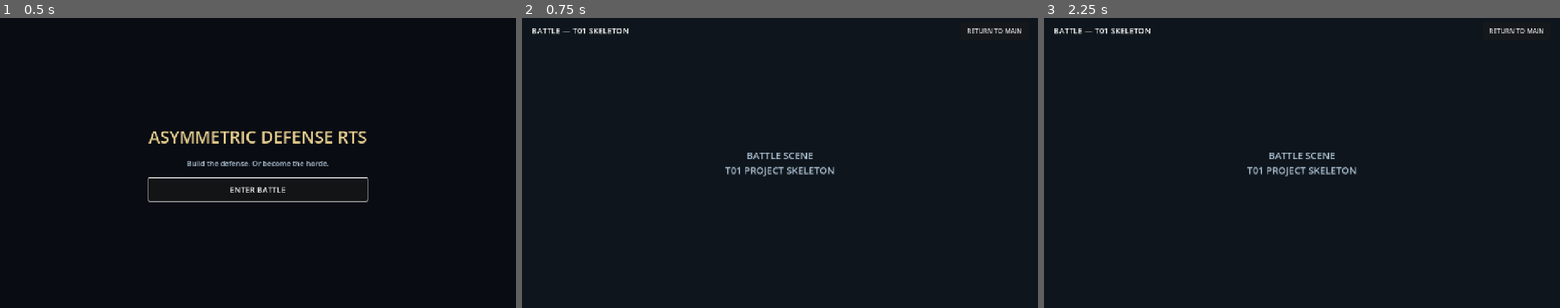
Above: before the commit, frames 1-3 (left to right).
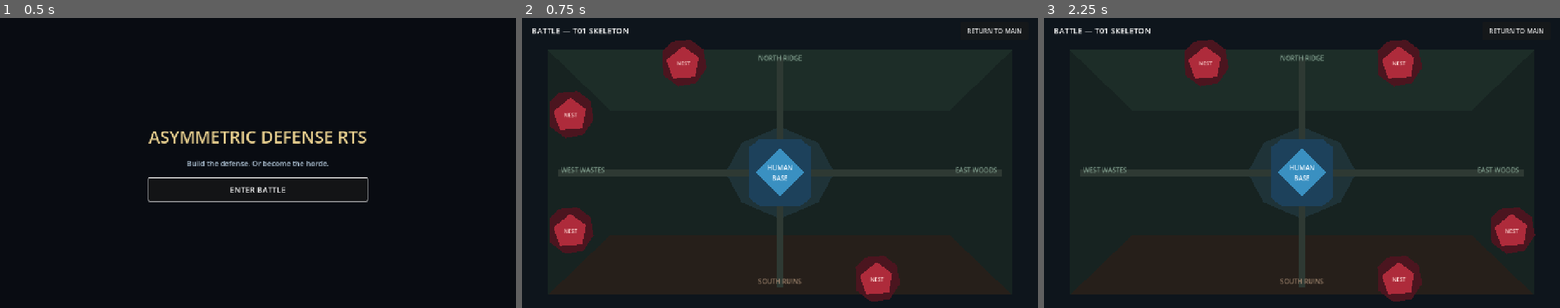
Above: after the commit, the same moments.

Repository: Mr-Zhou20030725/RTS-Game
Game: Godot game, scene res://scenes/main/main.tscn
Same seed, same stepped clock (60 frames per second), same inputs: the game is played once before the commit and once after it.
Inputs:
- Up to frame 1 (0.5 s): no input
- Up to frame 2 (0.75 s): click "ENTER BATTLE" at 0.5 s
- Up to frame 3 (2.25 s): click "RETURN TO MAIN" at 1.25 s; click "ENTER BATTLE" at 2 s

Frame 1 is identical in both runs. In frame 2, 11% of the frame differs, in the area x 5-93%, y 7-98%; in frame 3, 11%.

Commit message:
feat: complete T02 map spawn layout

Diff:
--- /dev/null
+++ b/buildings/placeholders/human_base_placeholder.tscn
@@ -0,0 +1,22 @@
+[gd_scene format=3]
+
+[node name="HumanBase" type="Node2D" groups=["human_base_placeholder"]]
+
+[node name="OuterGround" type="Polygon2D" parent="."]
+polygon = PackedVector2Array(-78, -62, -52, -82, 52, -82, 78, -62, 78, 62, 52, 82, -52, 82, -78, 62)
+color = Color(0.117647, 0.254902, 0.360784, 1)
+
+[node name="Core" type="Polygon2D" parent="."]
+polygon = PackedVector2Array(0, -60, 60, 0, 0, 60, -60, 0)
+color = Color(0.227451, 0.568627, 0.760784, 1)
+
+[node name="Label" type="Label" parent="."]
+offset_left = -60.0
+offset_top = -24.0
+offset_right = 60.0
+offset_bottom = 24.0
+theme_override_colors/font_color = Color(0.929412, 0.968627, 1, 1)
+theme_override_font_sizes/font_size = 16
+text = "HUMAN\nBASE"
+horizontal_alignment = 1
+vertical_alignment = 1
--- /dev/null
+++ b/buildings/placeholders/monster_nest_placeholder.tscn
@@ -0,0 +1,22 @@
+[gd_scene format=3]
+
+[node name="MonsterNest" type="Node2D" groups=["monster_nest_placeholder"]]
+
+[node name="OuterGround" type="Polygon2D" parent="."]
+polygon = PackedVector2Array(-52, -30, -28, -54, 18, -58, 50, -34, 58, 12, 32, 50, -12, 58, -50, 30)
+color = Color(0.298039, 0.0862745, 0.12549, 1)
+
+[node name="Core" type="Polygon2D" parent="."]
+polygon = PackedVector2Array(0, -42, 38, -14, 30, 34, -26, 38, -42, -8)
+color = Color(0.682353, 0.172549, 0.231373, 1)
+
+[node name="Label" type="Label" parent="."]
+offset_left = -52.0
+offset_top = -12.0
+offset_right = 52.0
+offset_bottom = 14.0
+theme_override_colors/font_color = Color(1, 0.870588, 0.85098, 1)
+theme_override_font_sizes/font_size = 13
+text = "NEST"
+horizontal_alignment = 1
+vertical_alignment = 1
--- a/scenes/battle/battle.tscn
+++ b/scenes/battle/battle.tscn
@@ -1,7 +1,8 @@
-[gd_scene load_steps=3 format=3]
+[gd_scene load_steps=4 format=3]
 
 [ext_resource type="Script" path="res://scripts/battle/battle_manager.gd" id="1_battle"]
 [ext_resource type="PackedScene" path="res://ui/battle_hud/battle_hud.tscn" id="2_hud"]
+[ext_resource type="PackedScene" path="res://scenes/map/mvp_map.tscn" id="3_map"]
 
 [node name="Battle" type="Node2D"]
 script = ExtResource("1_battle")
@@ -12,15 +13,6 @@
 mouse_filter = 2
 color = Color(0.054902, 0.0823529, 0.109804, 1)
 
-[node name="BattlePlaceholder" type="Label" parent="."]
-offset_left = 436.0
-offset_top = 302.0
-offset_right = 844.0
-offset_bottom = 418.0
-theme_override_colors/font_color = Color(0.682353, 0.760784, 0.831373, 1)
-theme_override_font_sizes/font_size = 24
-text = "BATTLE SCENE\nT01 PROJECT SKELETON"
-horizontal_alignment = 1
-vertical_alignment = 1
+[node name="MVPMap" parent="." instance=ExtResource("3_map")]
 
 [node name="BattleHUD" parent="." instance=ExtResource("2_hud")]
--- /dev/null
+++ b/scenes/map/mvp_map.tscn
@@ -0,0 +1,108 @@
+[gd_scene load_steps=4 format=3]
+
+[ext_resource type="Script" path="res://scripts/map/mvp_map.gd" id="1_map"]
+[ext_resource type="PackedScene" path="res://buildings/placeholders/human_base_placeholder.tscn" id="2_base"]
+[ext_resource type="PackedScene" path="res://buildings/placeholders/monster_nest_placeholder.tscn" id="3_nest"]
+
+[node name="MVPMap" type="Node2D"]
+script = ExtResource("1_map")
+human_base_scene = ExtResource("2_base")
+monster_nest_scene = ExtResource("3_nest")
+
+[node name="Ground" type="Polygon2D" parent="."]
+polygon = PackedVector2Array(64, 80, 1216, 80, 1216, 688, 64, 688)
+color = Color(0.0901961, 0.137255, 0.129412, 1)
+
+[node name="NorthRegion" type="Polygon2D" parent="."]
+polygon = PackedVector2Array(64, 80, 1216, 80, 1060, 230, 220, 230)
+color = Color(0.117647, 0.176471, 0.160784, 1)
+
+[node name="SouthRegion" type="Polygon2D" parent="."]
+polygon = PackedVector2Array(220, 538, 1060, 538, 1216, 688, 64, 688)
+color = Color(0.14902, 0.121569, 0.101961, 1)
+
+[node name="CenterZone" type="Polygon2D" parent="."]
+polygon = PackedVector2Array(640, 270, 735, 310, 775, 384, 735, 458, 640, 498, 545, 458, 505, 384, 545, 310)
+color = Color(0.12549, 0.2, 0.223529, 1)
+
+[node name="HorizontalRoute" type="Line2D" parent="."]
+points = PackedVector2Array(90, 384, 1190, 384)
+width = 16.0
+default_color = Color(0.180392, 0.223529, 0.2, 1)
+
+[node name="VerticalRoute" type="Line2D" parent="."]
+points = PackedVector2Array(640, 98, 640, 670)
+width = 16.0
+default_color = Color(0.180392, 0.223529, 0.2, 1)
+
+[node name="RegionLabels" type="Node2D" parent="."]
+
+[node name="North" type="Label" parent="RegionLabels"]
+offset_left = 570.0
+offset_top = 88.0
+offset_right = 710.0
+offset_bottom = 118.0
+theme_override_colors/font_color = Color(0.501961, 0.619608, 0.552941, 1)
+text = "NORTH RIDGE"
+horizontal_alignment = 1
+
+[node name="East" type="Label" parent="RegionLabels"]
+offset_left = 1060.0
+offset_top = 366.0
+offset_right = 1194.0
+offset_bottom = 396.0
+theme_override_colors/font_color = Color(0.501961, 0.619608, 0.552941, 1)
+text = "EAST WOODS"
+horizontal_alignment = 1
+
+[node name="South" type="Label" parent="RegionLabels"]
+offset_left = 566.0
+offset_top = 642.0
+offset_right = 714.0
+offset_bottom = 672.0
+theme_override_colors/font_color = Color(0.619608, 0.517647, 0.427451, 1)
+text = "SOUTH RUINS"
+horizontal_alignment = 1
+
+[node name="West" type="Label" parent="RegionLabels"]
+offset_left = 82.0
+offset_top = 366.0
+offset_right = 220.0
+offset_bottom = 396.0
+theme_override_colors/font_color = Color(0.501961, 0.619608, 0.552941, 1)
+text = "WEST WASTES"
+horizontal_alignment = 1
+
+[node name="HumanBaseSpawn" type="Marker2D" parent="."]
+unique_name_in_owner = true
+position = Vector2(640, 384)
+
+[node name="NestCandidates" type="Node2D" parent="."]
+unique_name_in_owner = true
+
+[node name="NorthWest" type="Marker2D" parent="NestCandidates"]
+position = Vector2(400, 112)
+
+[node name="NorthEast" type="Marker2D" parent="NestCandidates"]
+position = Vector2(880, 112)
+
+[node name="EastNorth" type="Marker2D" parent="NestCandidates"]
+position = Vector2(1160, 240)
+
+[node name="EastSouth" type="Marker2D" parent="NestCandidates"]
+position = Vector2(1160, 528)
+
+[node name="SouthEast" type="Marker2D" parent="NestCandidates"]
+position = Vector2(880, 648)
+
+[node name="SouthWest" type="Marker2D" parent="NestCandidates"]
+position = Vector2(400, 648)
+
+[node name="WestSouth" type="Marker2D" parent="NestCandidates"]
+position = Vector2(120, 528)
+
+[node name="WestNorth" type="Marker2D" parent="NestCandidates"]
+position = Vector2(120, 240)
+
+[node name="SpawnedBuildings" type="Node2D" parent="."]
+unique_name_in_owner = true
--- /dev/null
+++ b/scripts/map/mvp_map.gd
@@ -0,0 +1,137 @@
+extends Node2D
+
+## Builds the fixed MVP map layout and chooses active nest spawn points.
+
+signal layout_generated(selected_candidates: Array[StringName])
+
+@export var human_base_scene: PackedScene
+@export var monster_nest_scene: PackedScene
+@export_range(1, 8, 1) var active_nest_count := 4
+@export var minimum_nest_separation := 240.0
+@export var minimum_base_distance := 350.0
+@export var generation_seed: int = 0
+
+@onready var human_base_spawn: Marker2D = %HumanBaseSpawn
+@onready var nest_candidates: Node2D = %NestCandidates
+@onready var spawned_buildings: Node2D = %SpawnedBuildings
+
+var human_base: Node2D
+var active_nests: Array[Node2D] = []
+var selected_candidate_names: Array[StringName] = []
+
+
+func _ready() -> void:
+	generate_layout()
+
+
+func generate_layout() -> void:
+	_clear_spawned_buildings()
+	_spawn_human_base()
+
+	var candidates := _get_nest_candidates()
+	if candidates.size() < active_nest_count:
+		push_error(
+			"MVP map needs at least %d valid nest candidates, but only %d exist."
+			% [active_nest_count, candidates.size()]
+		)
+		return
+
+	var random := RandomNumberGenerator.new()
+	if generation_seed == 0:
+		random.randomize()
+	else:
+		random.seed = generation_seed
+	_shuffle_candidates(candidates, random)
+
+	var selected: Array[Marker2D] = []
+	for candidate in candidates:
+		if _is_valid_candidate(candidate, selected):
+			selected.append(candidate)
+		if selected.size() == active_nest_count:
+			break
+
+	if selected.size() != active_nest_count:
+		push_error(
+			"Unable to place %d nests with the configured distance constraints."
+			% active_nest_count
+		)
+		return
+
+	for candidate in selected:
+		_spawn_monster_nest(candidate)
+
+	layout_generated.emit(selected_candidate_names.duplicate())
+
+
+func get_active_nests() -> Array[Node2D]:
+	return active_nests.duplicate()
+
+
+func get_selected_candidate_names() -> Array[StringName]:
+	return selected_candidate_names.duplicate()
+
+
+func get_nest_candidate_count() -> int:
+	return _get_nest_candidates().size()
+
+
+func _spawn_human_base() -> void:
+	if human_base_scene == null:
+		push_error("Human base placeholder scene is not configured.")
+		return
+
+	human_base = human_base_scene.instantiate() as Node2D
+	spawned_buildings.add_child(human_base)
+	human_base.position = spawned_buildings.to_local(human_base_spawn.global_position)
+
+
+func _spawn_monster_nest(candidate: Marker2D) -> void:
+	if monster_nest_scene == null:
+		push_error("Monster nest placeholder scene is not configured.")
+		return
+
+	var nest := monster_nest_scene.instantiate() as Node2D
+	nest.name = "MonsterNest_%s" % candidate.name
+	spawned_buildings.add_child(nest)
+	nest.position = spawned_buildings.to_local(candidate.global_position)
+	active_nests.append(nest)
+	selected_candidate_names.append(candidate.name)
+
+
+func _clear_spawned_buildings() -> void:
+	human_base = null
+	active_nests.clear()
+	selected_candidate_names.clear()
+	for child in spawned_buildings.get_children():
+		spawned_buildings.remove_child(child)
+		child.queue_free()
+
+
+func _get_nest_candidates() -> Array[Marker2D]:
+	var candidates: Array[Marker2D] = []
+	for child in nest_candidates.get_children():
+		if child is Marker2D:
+			candidates.append(child)
+	return candidates
+
+
+func _shuffle_candidates(
+	candidates: Array[Marker2D], random: RandomNumberGenerator
+) -> void:
+	for index in range(candidates.size() - 1, 0, -1):
+		var swap_index := random.randi_range(0, index)
+		var temporary := candidates[index]
+		candidates[index] = candidates[swap_index]
+		candidates[swap_index] = temporary
+
+
+func _is_valid_candidate(
+	candidate: Marker2D, selected: Array[Marker2D]
+) -> bool:
+	if candidate.global_position.distance_to(human_base_spawn.global_position) < minimum_base_distance:
+		return false
+
+	for existing in selected:
+		if candidate.global_position.distance_to(existing.global_position) < minimum_nest_separation:
+			return false
+	return true
--- /dev/null
+++ b/tests/validate_t02.gd
@@ -0,0 +1,91 @@
+extends SceneTree
+
+const MAP_SCENE := preload("res://scenes/map/mvp_map.tscn")
+const EXPECTED_BASE_POSITION := Vector2(640.0, 384.0)
+const EXPECTED_NEST_COUNT := 4
+const MINIMUM_CANDIDATE_COUNT := 8
+const MINIMUM_BASE_DISTANCE := 350.0
+const MINIMUM_NEST_SEPARATION := 240.0
+
+
+func _init() -> void:
+	_run_validation()
+
+
+func _run_validation() -> void:
+	var combinations: Dictionary = {}
+	var generated_directions: Dictionary = {}
+
+	for test_seed in range(1, 21):
+		var map := MAP_SCENE.instantiate()
+		map.set("generation_seed", test_seed)
+		root.add_child(map)
+		await process_frame
+
+		if map.call("get_nest_candidate_count") < MINIMUM_CANDIDATE_COUNT:
+			_fail("Map has fewer than 8 nest candidates.")
+			return
+
+		var human_base := map.get("human_base") as Node2D
+		if human_base == null:
+			_fail("Human base placeholder was not spawned.")
+			return
+		if human_base.global_position.distance_to(EXPECTED_BASE_POSITION) > 0.1:
+			_fail("Human base is not at the expected central position.")
+			return
+
+		var active_nests: Array = map.call("get_active_nests")
+		if active_nests.size() != EXPECTED_NEST_COUNT:
+			_fail("A generated layout did not contain exactly 4 nests.")
+			return
+
+		for nest_index in active_nests.size():
+			var nest := active_nests[nest_index] as Node2D
+			if nest.global_position.distance_to(human_base.global_position) < MINIMUM_BASE_DISTANCE:
+				_fail("A nest spawned too close to the human base.")
+				return
+			for other_index in range(nest_index + 1, active_nests.size()):
+				var other_nest := active_nests[other_index] as Node2D
+				if nest.global_position.distance_to(other_nest.global_position) < MINIMUM_NEST_SEPARATION:
+					_fail("Two nests spawned too close together.")
+					return
+
+		var selected_names: Array = map.call("get_selected_candidate_names")
+		for candidate_name in selected_names:
+			var direction := _get_candidate_direction(String(candidate_name))
+			if direction.is_empty():
+				_fail("A nest candidate has no cardinal direction.")
+				return
+			generated_directions[direction] = true
+		selected_names.sort()
+		combinations["|".join(selected_names)] = true
+
+		root.remove_child(map)
+		map.queue_free()
+		await process_frame
+
+	if combinations.size() < 4:
+		_fail("Generated layouts did not produce enough varied nest combinations.")
+		return
+
+	if generated_directions.size() != 4:
+		_fail("Generated nests did not cover north, east, south, and west.")
+		return
+
+	print(
+		"T02 validation passed: 8 candidates cover N/E/S/W, 4 safe nests, "
+		+ "%d combinations across 20 seeded runs." % combinations.size()
+	)
+	quit()
+
+
+func _get_candidate_direction(candidate_name: String) -> String:
+	for direction in ["North", "East", "South", "West"]:
+		if candidate_name.begins_with(direction):
+			return direction
+	return ""
+
+
+func _fail(message: String) -> void:
+	push_error("T02 validation failed: %s" % message)
+	quit(1)
Not shown, added: scripts/map/mvp_map.gd.uid
Not shown, added: tests/validate_t02.gd.uid
